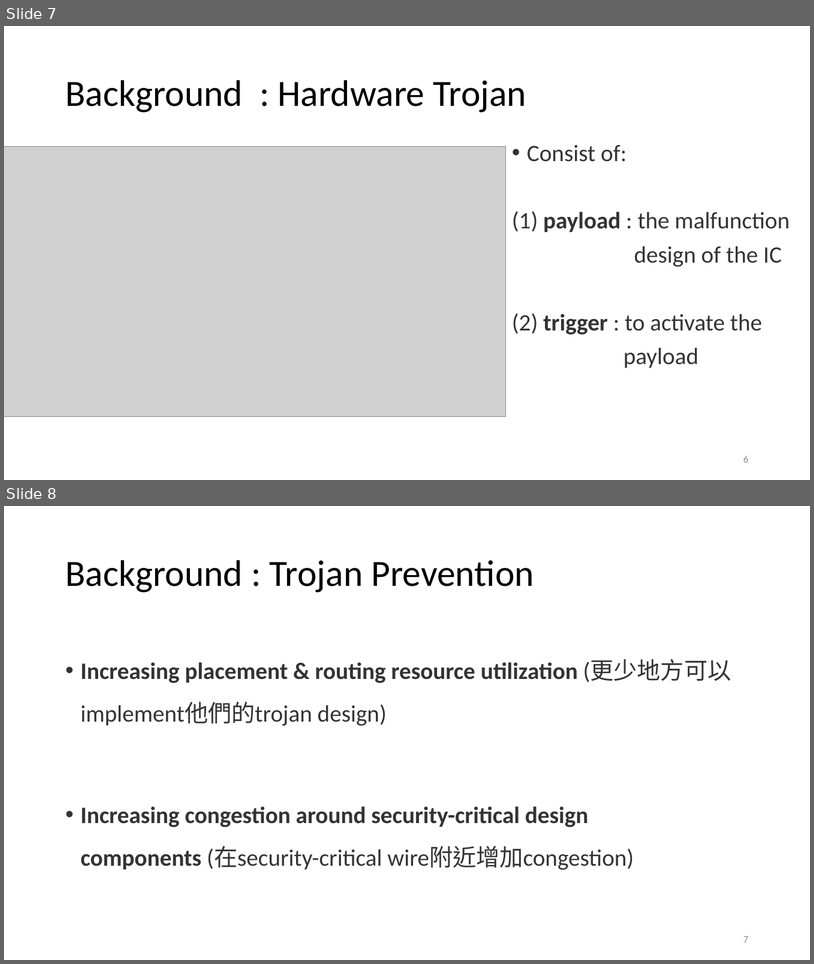
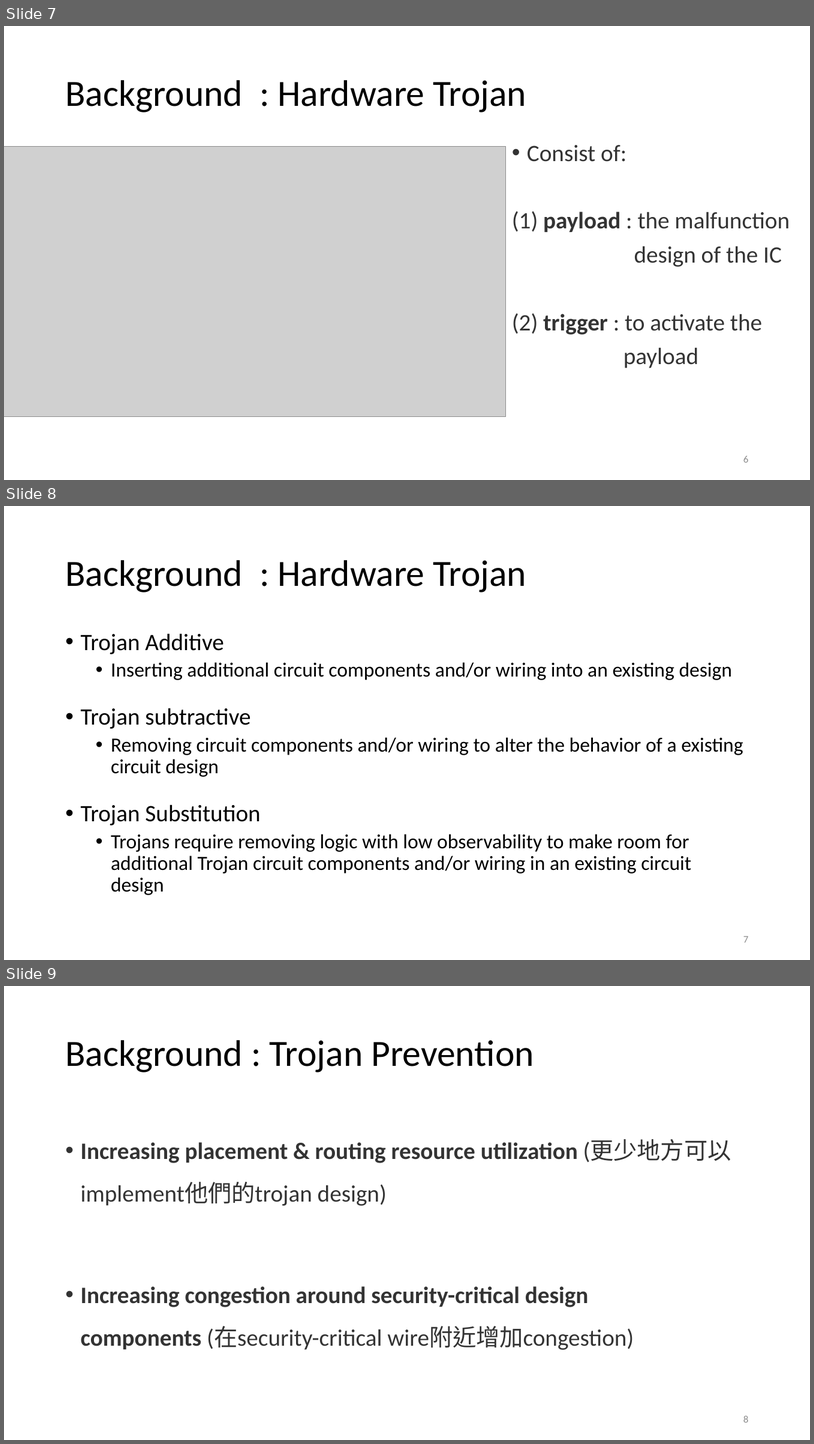
Before and after one commit to Pacific-Feng-Studuies/Studied-Papers, a slide deck: TI/ICAS_an_Extensible_Framework_for_Estimating_the_Susceptibility_of_IC_Layouts_to_Additive_Trojans/ICAS an Extensive Framework for Estimating the Susceptibility of IC Layout to Additive Trojans.pptx. Shown one above the other, each under a label of ours: slides 7 and 8 before the commit, slides 7, 8 and 9 after it. The pictures are 814x964 and 814x1444 pixels, drawn with LibreOffice and Linux fonts; fonts in the diff are those of the drawing; grey boxes stand for pictures. Boxes give left, top, right and bottom in pixels: in the first picture for what was removed or moved away, otherwise in the second. Text is boxed around its words. In the diff, an @@ line names an element or a change of style, - is before the commit and + after.

```diff
--- a/TI/ICAS_an_Extensible_Framework_for_Estimating_the_Susceptibility_of_IC_Layouts_to_Additive_Trojans/ICAS an Extensive Framework for Estimating the Susceptibility of IC Layout to Additive Trojans.pptx
+++ b/TI/ICAS_an_Extensible_Framework_for_Estimating_the_Susceptibility_of_IC_Layouts_to_Additive_Trojans/ICAS an Extensive Framework for Estimating the Susceptibility of IC Layout to Additive Trojans.pptx
@@ slide 8 added at (x1=4, y1=506, x2=810, y2=960), background #FFFFFF @@
@@ title added at (x1=65, y1=560, x2=527, y2=592), 44 pt, text #000000 @@
+Background : Hardware Trojan
@@ text added at (x1=81, y1=633, x2=743, y2=895), 24 pt, text #000000 @@
+• Trojan Additive
+  • Inserting additional circuit components and/or wiring into an existing design
+• Trojan subtractive
+  • Removing circuit components and/or wiring to alter the behavior of a existing circuit design
+• Trojan Substitution
+  • Trojans require removing logic with low observability to make room for additional Trojan circuit components and/or wiring in an existing circuit design
@@ page number added at (x1=744, y1=936, x2=749, y2=942), 12 pt, text #8C8C8C @@
+7
@@ what was slide 8 is now slide 9 @@
@@ page number at (x1=744, y1=1415, x2=749, y2=1422): text changed @@
-7
+8
```
Also in this commit, not shown: 1 slide changed, 1 other file.
